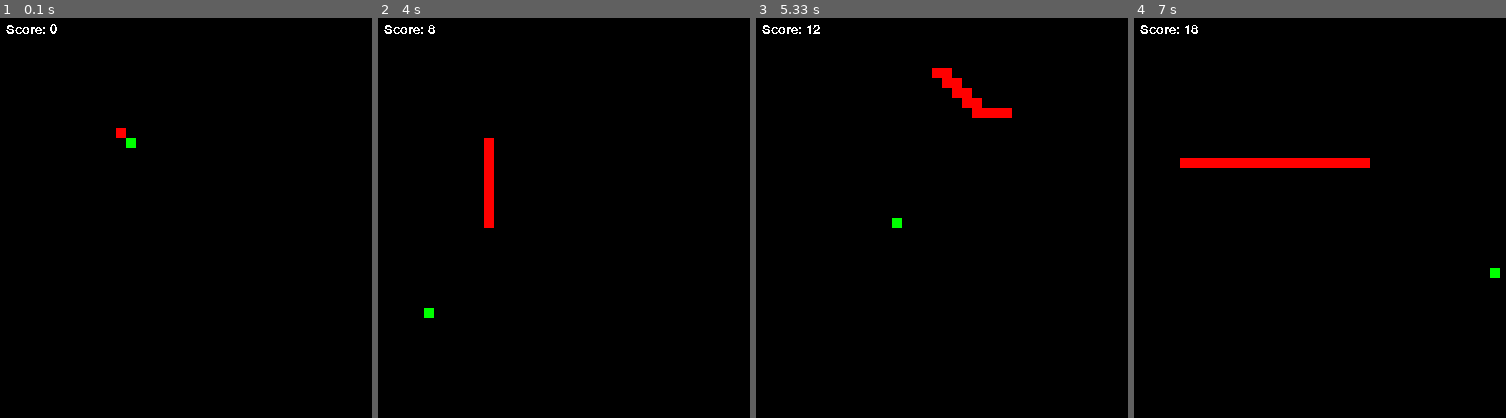
Above: before the commit, frames 1-4 (left to right).
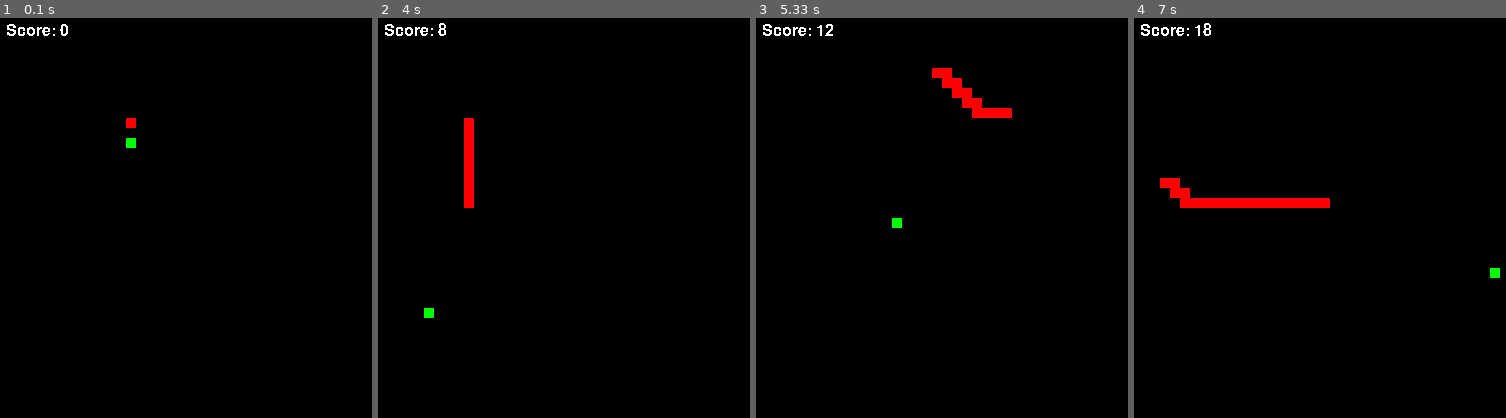
Above: after the commit, the same moments.

Repository: Dpbm/snake-ai
Game: pygame game, started from pygame-qubo-test/main.py
Same seed, same stepped clock (60 frames per second), same inputs: the game is played once before the commit and once after it.
Inputs:
- Up to frame 1 (0.1 s): no input
- Up to frame 2 (4 s): no input
- Up to frame 3 (5.33 s): no input
- Up to frame 4 (7 s): no input

The runs differ from the first frame. In frame 1, 0.4% of the frame differs, in the area x 1-37%, y 1-30%; in frame 2, 1.4%; in frame 3, 0.2%; in frame 4, 2.8%, in the area x 1-64%, y 1-48%.

Commit message:
finished python version

Diff:
--- a/pygame-qubo-test/elements/board.py
+++ b/pygame-qubo-test/elements/board.py
@@ -14,8 +14,8 @@
         self._update_board()
 
     def _randomize_player_food_positions(self):
-        self._food.randomize(self._h, self._w)
-        self._player.randomize(self._h, self._w)
+        self._food.randomize(self._w, self._h)
+        self._player.randomize(self._w, self._h)
 
     def _update_board(self):
         self._board = np.zeros((self._h, self._w), dtype=np.int8)
@@ -37,11 +37,11 @@
         return self._player.score
 
     def step(self):
-        self._player.move(self._h, self._w, self._food.x, self._food.y)
+        self._player.move(self._w, self._h, self._food.x, self._food.y)
 
         if(self._caught_food()):
             print("[+] caught a food")
-            self._food.randomize(self._h, self._w)
+            self._food.randomize(self._w, self._h)
             self._player.update_score()
 
         self._update_board()
@@ -60,7 +60,7 @@
                 pygame.draw.rect(screen, color, (i*side, j*side, side, side))
 
     def game_over(self):
-        return self._player.x < 0 or self._player.x > self._h or self._player.y < 0 or self._player.y > self._w
+        return self._player.x < 0 or self._player.x > self._h or self._player.y < 0 or self._player.y > self._w or self._player.collide_itself()
 
     def _caught_food(self):
         return self._player.x == self._food.x and self._food.y == self._player.y
--- a/pygame-qubo-test/elements/player.py
+++ b/pygame-qubo-test/elements/player.py
@@ -13,6 +13,7 @@
         self._representation = 1
         self._dir = choice(list(Directions))
         self._P = P
+        self._collision_payoff = 1000
 
 
         self._last_pos = [self._x, self._y]
@@ -23,14 +24,15 @@
         self._score += 1
 
     @property
-    def body(self):
-        return self._body
+    def _head(self):
+        return self._body[0]
 
     @property
     def score(self):
         return self._score
 
     def move(self, x_bound, y_bound, fx, fy):
+        print(f'[i] direction: {self._dir}')
         qubo_result = self._get_qubo_result(fx, fy, x_bound, y_bound)
 
         match qubo_result:
@@ -46,7 +48,7 @@
         self._update_body()
 
     def _update_body(self):
-        self._last_pos = deepcopy(self._body[0])
+        self._last_pos = deepcopy(self._head)
 
         if(len(self._body) == 1):
             self._body[0] = [self._x, self._y]
@@ -57,6 +59,10 @@
             self._body[0] = [self._x, self._y]
 
 
+    @property
+    def body(self):
+        return self._body
+
     def _get_qubo_result(self, fx, fy, x_bound, y_bound):
         Q = np.zeros((3,3), dtype=np.float16)
         x0 = x1 = x2 = 0
@@ -65,14 +71,14 @@
             case Directions.RIGHT:
                 x0,x1,x2 = self._get_dir_right_data(fx, fy, x_bound, y_bound)
             case Directions.LEFT:
-                x0,x1,x2 = self._get_dir_left_data(fx, fy, x_bound, y_bound)
+                x0,x1,x2 = self._get_dir_left_data(fx, fy, y_bound)
             case Directions.UP:
-                x0,x1,x2 = self._get_dir_up_data(fx, fy, x_bound, y_bound)
+                x0,x1,x2 = self._get_dir_up_data(fx, fy, x_bound)
             case Directions.DOWN:
                 x0,x1,x2 = self._get_dir_down_data(fx, fy, x_bound, y_bound)
             case _:
                 raise Exception("Invalid Direction!")
-
+        print(f'[i] x0-x1-x2: {x0}, {x1}, {x2}')
         Q[0][0] = x0
         Q[1][1] = x1
         Q[2][2] = x2
@@ -84,109 +90,58 @@
         dy = fy - py
         return np.sqrt(dx**2 + dy**2)
 
+    def _movement_payoff(self, fx, fy, pos, bound_check):
+        if(bound_check or pos in self._body):
+            return 1000
+
+        d = self._calculate_distance(fx,fy, pos[0], pos[1])
+        return d
+
     def _get_dir_right_data(self, fx, fy, x_bound, y_bound):
-        x0 = x1 = x2 = 0
-
-        if(self._at_the_right_wall(y_bound)):
-            x0 = 1000
-        else:
-            x0 = self._calculate_distance(fx,fy,self._x, self._y+1)
-
-        if(self._at_the_top_wall()):
-            x1 = 1000
-        else:
-            x1 = self._calculate_distance(fx,fy,self._x-1, self._y)
-
-        if(self._at_the_bottom_wall(x_bound)):
-            x2 = 1000
-        else:
-            x2 = self._calculate_distance(fx,fy,self._x+1, self._y)
-
+        x0 = self._movement_payoff(fx, fy, [self._x+1, self._y], self._at_the_right_wall(x_bound))
+        x1 = self._movement_payoff(fx, fy, [self._x, self._y-1], self._at_the_top_wall())
+        x2 = self._movement_payoff(fx, fy, [self._x, self._y+1], self._at_the_bottom_wall(y_bound))
         return x0,x1,x2
 
-    def _get_dir_left_data(self, fx, fy, x_bound, y_bound):
-        x0 = x1 = x2 = 0
-
-
-        if(self._at_the_left_wall()):
-            x0 = 1000
-        else:
-            x0 = self._calculate_distance(fx,fy,self._x, self._y-1)
-
-        if(self._at_the_top_wall()):
-            x1 = 1000
-        else:
-            x1 = self._calculate_distance(fx,fy,self._x-1, self._y)
-
-        if(self._at_the_bottom_wall(x_bound)):
-            x2 = 1000
-        else:
-            x2 = self._calculate_distance(fx,fy,self._x+1, self._y)
-
-        return x0,x1,x2
-
-    def _get_dir_down_data(self, fx, fy, x_bound, y_bound):
-        x0 = x1 = x2 = 0
-
-
-        if(self._at_the_bottom_wall(x_bound)):
-            x0 = 1000
-        else:
-            x0 = self._calculate_distance(fx,fy,self._x+1, self._y)
-
-        if(self._at_the_left_wall()):
-            x1 = 1000
-        else:
-            x1 = self._calculate_distance(fx,fy,self._x, self._y-1)
-
-        if(self._at_the_right_wall(y_bound)):
-            x2 = 1000
-        else:
-            x2 = self._calculate_distance(fx,fy,self._x, self._y+1)
-
-        return x0,x1,x2
-
-    def _get_dir_up_data(self, fx, fy, x_bound, y_bound):
-        x0 = x1 = x2 = 0
-
-
-        if(self._at_the_top_wall()):
-            x0 = 1000
-        else:
-            x0 = self._calculate_distance(fx,fy,self._x-1, self._y)
-
-        if(self._at_the_left_wall()):
-            x1 = 1000
-        else:
-            x1 = self._calculate_distance(fx,fy,self._x, self._y-1)
-
-        if(self._at_the_right_wall(y_bound)):
-            x2 = 1000
-        else:
-            x2 = self._calculate_distance(fx,fy,self._x, self._y+1)
-
+    def _get_dir_left_data(self, fx, fy, y_bound):
+        x0 = self._movement_payoff(fx,fy,[self._x-1, self._y], self._at_the_left_wall())
+        x1 = self._movement_payoff(fx,fy,[self._x, self._y-1], self._at_the_top_wall())
+        x2 = self._movement_payoff(fx,fy,[self._x, self._y+1], self._at_the_bottom_wall(y_bound))
         return x0,x1,x2
 
 
-    def _at_the_right_wall(self, y_bound):
+    def _get_dir_down_data(self, fx, fy, x_bound, y_bound):
+        x0 = self._movement_payoff(fx,fy,[self._x, self._y+1], self._at_the_bottom_wall(y_bound))
+        x1 = self._movement_payoff(fx,fy,[self._x-1, self._y], self._at_the_left_wall())
+        x2 = self._movement_payoff(fx,fy,[self._x+1, self._y], self._at_the_right_wall(x_bound))
+        return x0,x1,x2
+
+    def _get_dir_up_data(self, fx, fy, x_bound):
+        x0 = self._movement_payoff(fx,fy,[self._x, self._y-1], self._at_the_top_wall())
+        x1 = self._movement_payoff(fx,fy,[self._x-1, self._y], self._at_the_left_wall())
+        x2 = self._movement_payoff(fx,fy,[self._x+1, self._y], self._at_the_right_wall(x_bound))
+        return x0,x1,x2
+
+
+    def _at_the_right_wall(self, x_bound):
+        return self._x == x_bound-1
+
+    def _at_the_top_wall(self):
+        return self._y == 0
+
+    def _at_the_bottom_wall(self, y_bound):
         return self._y == y_bound-1
 
-    def _at_the_top_wall(self):
+    def _at_the_left_wall(self):
         return self._x == 0
-
-    def _at_the_bottom_wall(self, x_bound):
-        return self._x == x_bound-1
-
-    def _at_the_left_wall(self):
-        return self._y == 0
 
     def _move_down_right(self):
         match self._dir:
             case Directions.RIGHT | Directions.LEFT:
-                self._x += 1
+                self._y += 1
                 self._dir = Directions.DOWN
             case Directions.UP | Directions.DOWN:
-                self._y += 1
+                self._x += 1
                 self._dir = Directions.RIGHT
             case _:
                 raise Exception("Invalid down|right movement")
@@ -194,10 +149,10 @@
     def _move_up_left(self):
         match self._dir:
             case Directions.RIGHT | Directions.LEFT:
-                self._x -= 1
+                self._y -= 1
                 self._dir = Directions.UP
             case Directions.UP | Directions.DOWN:
-                self._y -= 1
+                self._x -= 1
                 self._dir = Directions.LEFT
             case _:
                 raise Exception("Invalid up|left movement")
@@ -205,12 +160,15 @@
     def _move_forward(self):
         match self._dir:
             case Directions.RIGHT:
+                self._x += 1
+            case Directions.LEFT:
+                self._x -= 1
+            case Directions.UP:
+                self._y -= 1
+            case Directions.DOWN:
                 self._y += 1
-            case Directions.LEFT:
-                self._y -= 1
-            case Directions.UP:
-                self._x -= 1
-            case Directions.DOWN:
-                self._x += 1
             case _:
                 raise Exception("Invalid forward movement")
+
+    def collide_itself(self):
+        return self._body.count(self._head) > 1
--- a/pygame-qubo-test/main.py
+++ b/pygame-qubo-test/main.py
@@ -19,7 +19,7 @@
 
 running = True
 
-font = pygame.font.SysFont("../assets/pressstart.ttf", 20)
+font = pygame.font.SysFont("../assets/pressstart.ttf", 24)
 
 while running:
     for event in pygame.event.get():
@@ -40,6 +40,4 @@
         print("[!] game over")
         running = False
 
-
-
 pygame.quit()
Not shown, added: .tool-versions
Not shown, changed: qubo-test.ipynb
